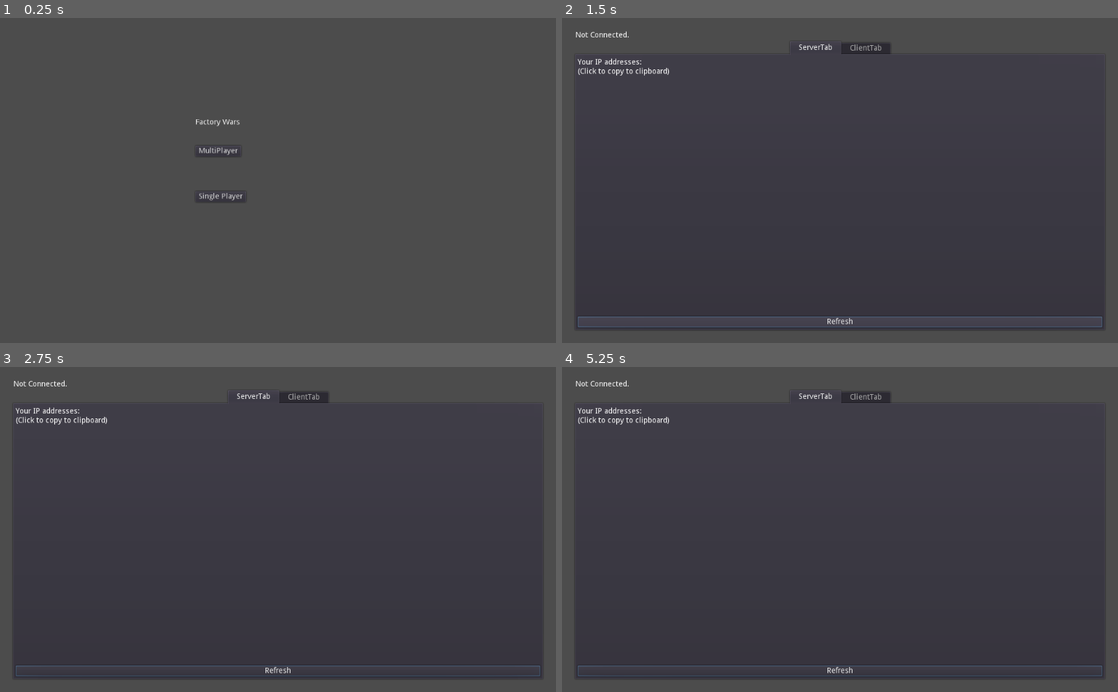
Above: before the commit, frames 1-4 (two rows, left to right).
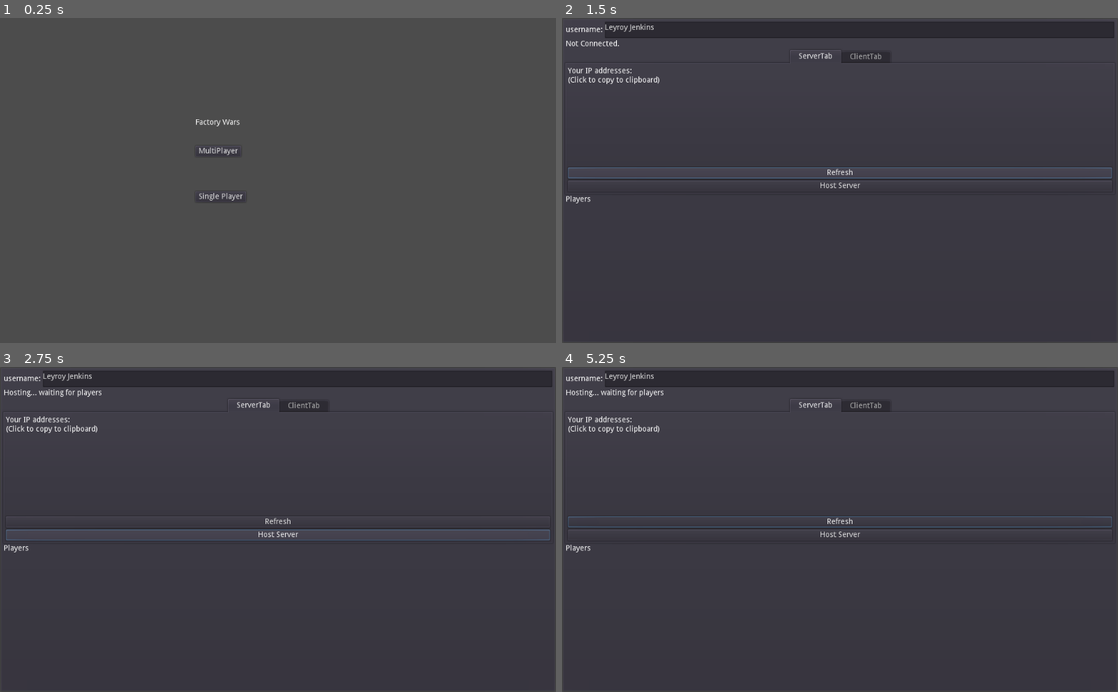
Above: after the commit, the same moments.

Repository: justgage/red-banana-factory
Game: Godot game, scene res://Objects/MainMenu.tscn
Two runs of this game, one before a commit and one after it. Both use one fixed random seed, a clock stepped at 60 frames per second and the inputs below.
Inputs (mouse positions are in pixels of both pictures, inside the frame that each line leads up to):
- Up to frame 1 (0.25 s): no input
- Up to frame 2 (1.5 s): click "MultiPlayer" at 0.5 s; click "Refresh" at 1.25 s
- Up to frame 3 (2.75 s): click (278, 536) at 2 s, where only the run after the commit has a clickable "Host Server"
- Up to frame 4 (5.25 s): move the mouse to (962, 513) at 2.77 s; hold D (ui_right) 2.78-3.53 s; tap one key every 0.75 s from 2.85 s: R (rotate) Mouse wheel up (zoom_in) Mouse wheel down (zoom_out) R (rotate); click (962, 513) at 2.92 s; move the mouse to (728, 545) at 3.52 s; hold S (ui_down) 3.53-4.28 s; move the mouse to (895, 458) at 4.27 s; hold D (ui_right) 4.28-5.03 s; move the mouse to (812, 594) at 5.02 s; hold W (ui_up) from 5.03 s (still down); click (812, 594) at 5.17 s

The runs differ from the first frame. In frame 1, less than 0.1% of the frame differs, in the area x 35-44%, y 31-57%; in frame 2, 6.8%; in frame 3, 6.9%, in the area x 0-100%, y 1-96%; in frame 4, 6.9%.

Commit message:
networking working

Diff:
--- a/Objects/Lobby/Lobby.gd
+++ b/Objects/Lobby/Lobby.gd
@@ -1,30 +1,30 @@
 extends Control
-
-
-# Declare member variables here. Examples:
-# var a = 2
-# var b = "text"
 
 enum types { client, server, unknown }
 
 const SERVER_PORT = 8778
 const MAX_PLAYERS = 4
 var server_ip = "";
+var player_name = ""
 
+var first_names = ["Ib", "Leyroy", "Hulk", "Link", "Harrold"]
+var last_names = ["Longbottom", "Fist", "Jenkins", "Chain", "Ob"]
 
-
-# Called when the node enters the scene tree for the first time.
-func _ready():
-	get_tree().connect("network_peer_connected", self, "_player_connected")
-	get_tree().connect("network_peer_disconnected", self, "_player_disconnected")
-	get_tree().connect("connected_to_server", self, "_connected_ok")
-	get_tree().connect("connection_failed", self, "_connected_fail")
-	get_tree().connect("server_disconnected", self, "_server_disconnected")
+onready var status_text = $VBox/ConnectedStatus
+onready var player_list = $"VBox/Player List/Players"
 
 # Player info, associate ID to data
 var player_info = {}
 # Info we send to other players
-var my_info = { name = "Leyroy Jenkins" }
+var my_info = { name = player_name }
+
+# Called when the node enters the scene tree for the first time.
+func _ready():
+	print_debug(get_tree().connect("network_peer_connected", self, "_player_connected"))
+	print_debug(get_tree().connect("network_peer_disconnected", self, "_player_disconnected"))
+	print_debug(get_tree().connect("connected_to_server", self, "_connected_ok"))
+	print_debug(get_tree().connect("connection_failed", self, "_connected_fail"))
+	print_debug(get_tree().connect("server_disconnected", self, "_server_disconnected"))
 
 func _player_connected(id):
 	# Called on both clients and server when a peer connects. Send my info to it.
@@ -34,40 +34,71 @@
 	player_info.erase(id) # Erase player from info.
 
 func _connected_ok():
-	pass # Only called on clients, not server. Will go unused; not useful here.
+	status_text.text = "Connected to Server"
 
 func _server_disconnected():
-	pass # Server kicked us; show error and abort.
+	status_text.text = "Sever disconnected"
 
 func _connected_fail():
-	pass # Could not even connect to server; abort.
+	status_text.text = "Failed to connect to server"
 
 remote func register_player(info):
-	# Get the id of the RPC sender.
 	var id = get_tree().get_rpc_sender_id()
-	# Store the info
+	print("player registered")
 	player_info[id] = info
+	refresh_player_list()
 
-	# Call function to update lobby UI here
+func refresh_player_list():
+	for player_label in player_list.get_children():
+		player_label.queue_free()
+	for i in player_info:
+		var player_label = Label.new()
+		player_label.text = player_info[i].name;
+		player_list.add_child(player_label)
 
 func start_server():
 	var peer = NetworkedMultiplayerENet.new()
 	peer.create_server(SERVER_PORT, MAX_PLAYERS)
 	get_tree().set_network_peer(peer)
+	status_text.text = "Hosting... waiting for players"
+	register_player(my_info)
 
 func start_client():
+	print("creating client")
 	var peer = NetworkedMultiplayerENet.new()
-	peer.create_client(server_ip, SERVER_PORT)
+	var error = peer.create_client(server_ip, SERVER_PORT) > 0
 	get_tree().set_network_peer(peer)
-
-# Called every frame. 'delta' is the elapsed time since the previous frame.
-#func _process(delta):
-#	pass
+	status_text.text = "Connecting to Server..."
 
 
-func _on_TextEdit_text_changed():
-	server_ip = $VBox/TabContainer/ClientTab/Vbox/Hbox/ServerIPInput.text
+func randomize_name():
+	var first_name = randi() % 10
+	var last_name = randi() % 10
+	set_name(first_name + " " + last_name)
 
+func set_name(name):
+	player_name = name
+	$VBox/NameHbox/NameEdit.text = name
+	my_info = { name = player_name }
 
 func _on_ConnectButton_pressed():
 	start_client()
+
+
+func _on_NameEdit_text_changed():
+	player_name = $VBox/NameHbox/NameEdit.text
+	my_info = { name = player_name }
+
+
+func _on_HostServer_pressed():
+	start_server()
+
+
+func _on_Timer_timeout():
+	print_debug(get_tree().get_network_peer())
+	print_debug(player_info)
+	print_debug(server_ip)
+
+
+func _on_ServerIPInput_text_changed():
+	server_ip = $VBox/TabContainer/ClientTab/Vbox/Hbox/ServerIPInput.text
--- a/Objects/Lobby/Lobby.tscn
+++ b/Objects/Lobby/Lobby.tscn
@@ -3,45 +3,67 @@
 [ext_resource path="res://Objects/Lobby/ServerManager.gd" type="Script" id=1]
 [ext_resource path="res://Objects/Lobby/Lobby.gd" type="Script" id=2]
 
-[node name="LobbyUI" type="Control"]
-anchor_right = 1.0
-anchor_bottom = 1.0
-margin_left = 25.0
-margin_top = 25.0
-margin_right = -25.0
-margin_bottom = -25.0
+[node name="Window" type="PanelContainer"]
+anchor_right = 1.0
+anchor_bottom = 1.0
+__meta__ = {
+"_edit_use_anchors_": false
+}
+
+[node name="LobbyUI" type="VBoxContainer" parent="."]
+margin_left = 7.0
+margin_top = 7.0
+margin_right = 1017.0
+margin_bottom = 593.0
 script = ExtResource( 2 )
-__meta__ = {
-"_edit_use_anchors_": false
-}
-
-[node name="VBox" type="VBoxContainer" parent="."]
-anchor_right = 1.0
-anchor_bottom = 1.0
-__meta__ = {
-"_edit_use_anchors_": false
-}
-
-[node name="ConnectedStatus" type="Label" parent="VBox"]
-margin_right = 974.0
-margin_bottom = 14.0
+
+[node name="VBox" type="VBoxContainer" parent="LobbyUI"]
+margin_right = 1010.0
+margin_bottom = 586.0
+size_flags_horizontal = 3
+size_flags_vertical = 3
+__meta__ = {
+"_edit_use_anchors_": false
+}
+
+[node name="NameHbox" type="HBoxContainer" parent="LobbyUI/VBox"]
+margin_right = 1010.0
+margin_bottom = 30.0
+rect_min_size = Vector2( 0, 30 )
+
+[node name="Label" type="Label" parent="LobbyUI/VBox/NameHbox"]
+margin_top = 8.0
+margin_right = 68.0
+margin_bottom = 22.0
+text = "username:"
+
+[node name="NameEdit" type="TextEdit" parent="LobbyUI/VBox/NameHbox"]
+margin_left = 72.0
+margin_right = 1010.0
+margin_bottom = 30.0
+size_flags_horizontal = 3
+text = "Leyroy Jenkins"
+
+[node name="ConnectedStatus" type="Label" parent="LobbyUI/VBox"]
+margin_top = 34.0
+margin_right = 1010.0
+margin_bottom = 48.0
 text = "Not Connected."
 __meta__ = {
 "_edit_use_anchors_": false
 }
 
-[node name="TabContainer" type="TabContainer" parent="VBox"]
-margin_top = 18.0
-margin_right = 974.0
-margin_bottom = 550.0
-size_flags_horizontal = 3
-size_flags_vertical = 3
-__meta__ = {
-"_edit_use_anchors_": false
-}
-
-[node name="ServerTab" type="Tabs" parent="VBox/TabContainer"]
-visible = false
+[node name="TabContainer" type="TabContainer" parent="LobbyUI/VBox"]
+margin_top = 52.0
+margin_right = 1010.0
+margin_bottom = 317.0
+size_flags_horizontal = 3
+size_flags_vertical = 3
+__meta__ = {
+"_edit_use_anchors_": false
+}
+
+[node name="ServerTab" type="Tabs" parent="LobbyUI/VBox/TabContainer"]
 anchor_right = 1.0
 anchor_bottom = 1.0
 margin_left = 4.0
@@ -49,9 +71,16 @@
 margin_right = -4.0
 margin_bottom = -4.0
 
-[node name="Vbox" type="VBoxContainer" parent="VBox/TabContainer/ServerTab"]
-anchor_right = 1.0
-anchor_bottom = 1.0
+[node name="Hbox" type="HBoxContainer" parent="LobbyUI/VBox/TabContainer/ServerTab"]
+anchor_right = 1.0
+anchor_bottom = 1.0
+__meta__ = {
+"_edit_use_anchors_": false
+}
+
+[node name="Left" type="VBoxContainer" parent="LobbyUI/VBox/TabContainer/ServerTab/Hbox"]
+margin_right = 1002.0
+margin_bottom = 229.0
 size_flags_horizontal = 3
 size_flags_vertical = 3
 script = ExtResource( 1 )
@@ -59,8 +88,8 @@
 "_edit_use_anchors_": false
 }
 
-[node name="IpAddressLabel" type="Label" parent="VBox/TabContainer/ServerTab/Vbox"]
-margin_right = 966.0
+[node name="IpAddressLabel" type="Label" parent="LobbyUI/VBox/TabContainer/ServerTab/Hbox/Left"]
+margin_right = 1002.0
 margin_bottom = 31.0
 text = "Your IP addresses:
 (Click to copy to clipboard)"
@@ -68,25 +97,36 @@
 "_edit_use_anchors_": false
 }
 
-[node name="AddressesContainer" type="VBoxContainer" parent="VBox/TabContainer/ServerTab/Vbox"]
+[node name="ScrollContainer" type="ScrollContainer" parent="LobbyUI/VBox/TabContainer/ServerTab/Hbox/Left"]
 margin_top = 35.0
-margin_right = 966.0
-margin_bottom = 472.0
-size_flags_vertical = 3
-__meta__ = {
-"_edit_use_anchors_": false
-}
-
-[node name="Refresh" type="Button" parent="VBox/TabContainer/ServerTab/Vbox"]
-margin_top = 476.0
-margin_right = 966.0
-margin_bottom = 496.0
+margin_right = 1002.0
+margin_bottom = 181.0
+size_flags_vertical = 3
+
+[node name="AddressesContainer" type="VBoxContainer" parent="LobbyUI/VBox/TabContainer/ServerTab/Hbox/Left/ScrollContainer"]
+margin_bottom = 146.0
+size_flags_vertical = 3
+__meta__ = {
+"_edit_use_anchors_": false
+}
+
+[node name="Refresh" type="Button" parent="LobbyUI/VBox/TabContainer/ServerTab/Hbox/Left"]
+margin_top = 185.0
+margin_right = 1002.0
+margin_bottom = 205.0
 text = "Refresh"
 __meta__ = {
 "_edit_use_anchors_": false
 }
 
-[node name="ClientTab" type="Tabs" parent="VBox/TabContainer"]
+[node name="HostServer" type="Button" parent="LobbyUI/VBox/TabContainer/ServerTab/Hbox/Left"]
+margin_top = 209.0
+margin_right = 1002.0
+margin_bottom = 229.0
+text = "Host Server"
+
+[node name="ClientTab" type="Tabs" parent="LobbyUI/VBox/TabContainer"]
+visible = false
 anchor_right = 1.0
 anchor_bottom = 1.0
 margin_left = 4.0
@@ -97,14 +137,14 @@
 "_edit_use_anchors_": false
 }
 
-[node name="Vbox" type="VBoxContainer" parent="VBox/TabContainer/ClientTab"]
-anchor_right = 1.0
-anchor_bottom = 1.0
-__meta__ = {
-"_edit_use_anchors_": false
-}
-
-[node name="ServerIPLabel" type="Label" parent="VBox/TabContainer/ClientTab/Vbox"]
+[node name="Vbox" type="VBoxContainer" parent="LobbyUI/VBox/TabContainer/ClientTab"]
+anchor_right = 1.0
+anchor_bottom = 1.0
+__meta__ = {
+"_edit_use_anchors_": false
+}
+
+[node name="ServerIPLabel" type="Label" parent="LobbyUI/VBox/TabContainer/ClientTab/Vbox"]
 margin_right = 966.0
 margin_bottom = 14.0
 text = "Server IP:"
@@ -112,7 +152,7 @@
 "_edit_use_anchors_": false
 }
 
-[node name="Hbox" type="HBoxContainer" parent="VBox/TabContainer/ClientTab/Vbox"]
+[node name="Hbox" type="HBoxContainer" parent="LobbyUI/VBox/TabContainer/ClientTab/Vbox"]
 margin_top = 18.0
 margin_right = 966.0
 margin_bottom = 38.0
@@ -120,7 +160,7 @@
 "_edit_use_anchors_": false
 }
 
-[node name="ServerIPInput" type="TextEdit" parent="VBox/TabContainer/ClientTab/Vbox/Hbox"]
+[node name="ServerIPInput" type="TextEdit" parent="LobbyUI/VBox/TabContainer/ClientTab/Vbox/Hbox"]
 margin_right = 898.0
 margin_bottom = 20.0
 size_flags_horizontal = 3
@@ -128,7 +168,7 @@
 "_edit_use_anchors_": false
 }
 
-[node name="ConnectButton" type="Button" parent="VBox/TabContainer/ClientTab/Vbox/Hbox"]
+[node name="ConnectButton" type="Button" parent="LobbyUI/VBox/TabContainer/ClientTab/Vbox/Hbox"]
 margin_left = 902.0
 margin_right = 966.0
 margin_bottom = 20.0
@@ -136,6 +176,33 @@
 __meta__ = {
 "_edit_use_anchors_": false
 }
-[connection signal="pressed" from="VBox/TabContainer/ServerTab/Vbox/Refresh" to="VBox/TabContainer/ServerTab/Vbox/IpAddressLabel" method="refresh_ips"]
-[connection signal="text_changed" from="VBox/TabContainer/ClientTab/Vbox/Hbox/ServerIPInput" to="." method="_on_TextEdit_text_changed"]
-[connection signal="pressed" from="VBox/TabContainer/ClientTab/Vbox/Hbox/ConnectButton" to="." method="_on_ConnectButton_pressed"]
+
+[node name="Player List" type="VBoxContainer" parent="LobbyUI/VBox"]
+margin_top = 321.0
+margin_right = 1010.0
+margin_bottom = 586.0
+size_flags_horizontal = 3
+size_flags_vertical = 3
+
+[node name="Players Title" type="Label" parent="LobbyUI/VBox/Player List"]
+margin_right = 1010.0
+margin_bottom = 31.0
+text = "Players
+"
+
+[node name="Players" type="VBoxContainer" parent="LobbyUI/VBox/Player List"]
+margin_top = 35.0
+margin_right = 1010.0
+margin_bottom = 265.0
+size_flags_horizontal = 3
+size_flags_vertical = 3
+
+[node name="Timer" type="Timer" parent="LobbyUI"]
+wait_time = 5.0
+autostart = true
+[connection signal="text_changed" from="LobbyUI/VBox/NameHbox/NameEdit" to="LobbyUI" method="_on_NameEdit_text_changed"]
+[connection signal="pressed" from="LobbyUI/VBox/TabContainer/ServerTab/Hbox/Left/Refresh" to="LobbyUI/VBox/TabContainer/ServerTab/Hbox/Left/IpAddressLabel" method="refresh_ips"]
+[connection signal="pressed" from="LobbyUI/VBox/TabContainer/ServerTab/Hbox/Left/HostServer" to="LobbyUI" method="_on_HostServer_pressed"]
+[connection signal="text_changed" from="LobbyUI/VBox/TabContainer/ClientTab/Vbox/Hbox/ServerIPInput" to="LobbyUI" method="_on_ServerIPInput_text_changed"]
+[connection signal="pressed" from="LobbyUI/VBox/TabContainer/ClientTab/Vbox/Hbox/ConnectButton" to="LobbyUI" method="_on_ConnectButton_pressed"]
+[connection signal="timeout" from="LobbyUI/Timer" to="LobbyUI" method="_on_Timer_timeout"]
--- a/Objects/Lobby/ServerManager.gd
+++ b/Objects/Lobby/ServerManager.gd
@@ -5,7 +5,7 @@
 # var a = 2
 # var b = "text"
 
-
+onready var address_container = $ScrollContainer/AddressesContainer
 
 # Called when the node enters the scene tree for the first time.
 func _ready():
@@ -14,17 +14,19 @@
 
 
 func refresh_ips():
-	for child in $AddressesContainer.get_children():
+	for child in address_container.get_children():
 		remove_child(child)
 
 	var i = 0;
-	for ip in IP.get_local_addresses():
+	var addresses = IP.get_local_addresses()
+	addresses.sort()
+	for ip in addresses:
 		i += 1;
 		var address_node = Button.new()
 		address_node.text = ip;
 		address_node.connect("pressed", self, "copy_address", [ip])
 		address_node.rect_position = rect_position + Vector2(0, i * 25)
-		$AddressesContainer.add_child(address_node)
+		address_container.add_child(address_node)
 
 func copy_address(ip):
 	OS.set_clipboard(ip)
--- a/project.godot
+++ b/project.godot
@@ -65,4 +65,7 @@
 
 [rendering]
 
+quality/intended_usage/framebuffer_allocation=0
+quality/intended_usage/framebuffer_allocation.mobile=0
+quality/2d/use_pixel_snap=true
 environment/default_environment="res://Objects/GameController/default_env.tres"
